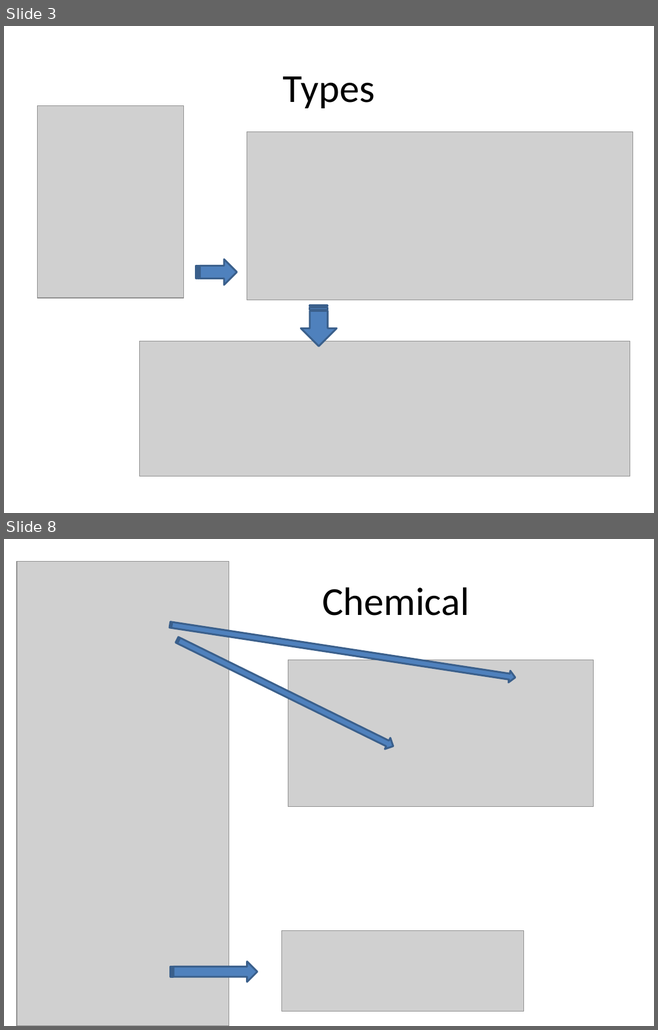
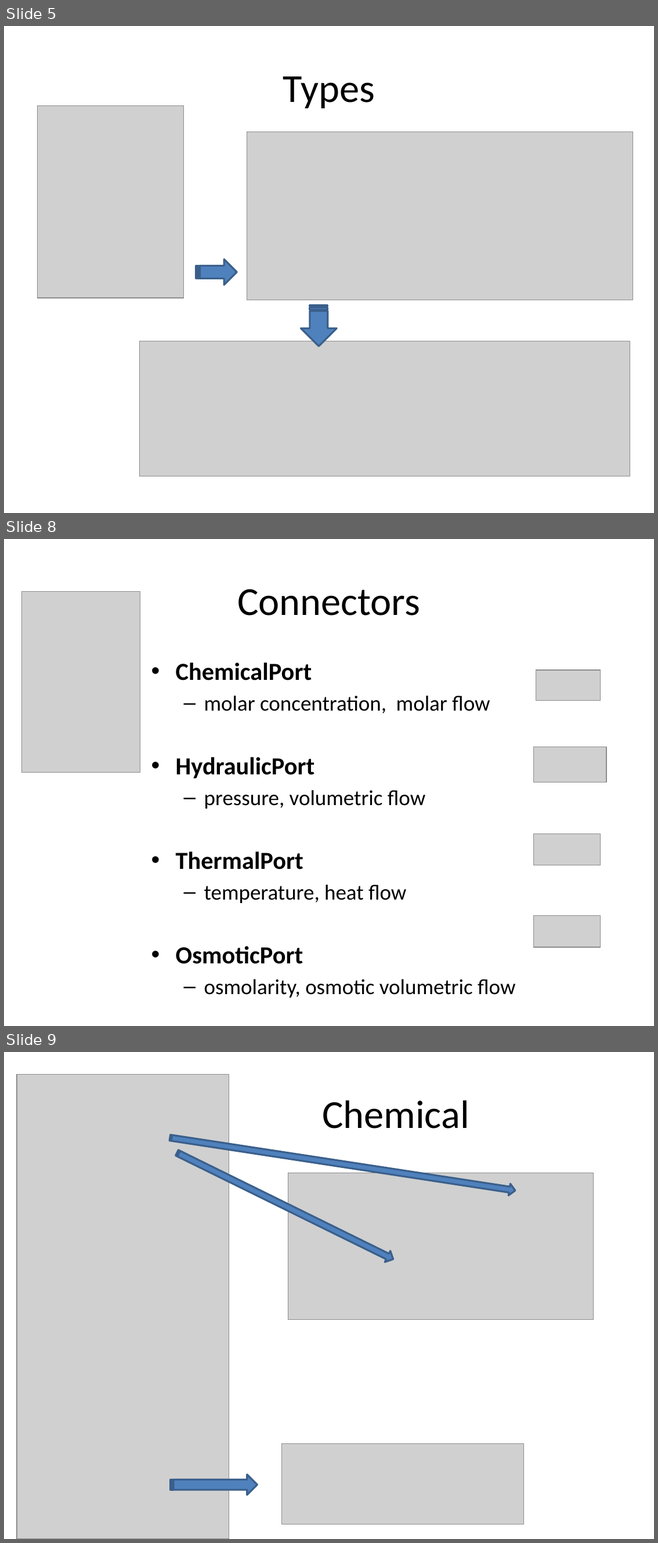
Before and after one commit to MarekMatejak/Physiolibrary, a slide deck: Physiolibrary/Resources/Documentation/Physiolibrary v2.1.pptx. Shown one above the other, each under a label of ours: slides 3 and 8 before the commit, slides 5, 8 and 9 after it; the slides between them are not shown. The pictures are 658x1030 and 658x1543 pixels, drawn with LibreOffice and Linux fonts; fonts in the diff are those of the drawing; grey boxes stand for pictures. Boxes give left, top, right and bottom in pixels: in the first picture for what was removed or moved away, otherwise in the second. Text is boxed around its words. In the diff, an @@ line names an element or a change of style, - is before the commit and + after.

```diff
--- a/Physiolibrary/Resources/Documentation/Physiolibrary v2.1.pptx
+++ b/Physiolibrary/Resources/Documentation/Physiolibrary v2.1.pptx
@@ slide 8 added at (4,539,654,1026), background #FFFFFF @@
@@ title added at (237,589,420,616), 44 pt, text #000000 @@
+Connectors
@@ picture added at (22,592,140,772) @@
@@ text added at (176,663,515,998), 23.8 pt, text #000000 @@
+• ChemicalPort
+  – molar concentration, molar flow
+• HydraulicPort
+  – pressure, volumetric flow
+• ThermalPort
+  – temperature, heat flow
+• OsmoticPort
+  – osmolarity, osmotic volumetric flow
@@ picture added at (535,670,600,701) @@
@@ picture added at (534,747,606,783) @@
@@ picture added at (534,834,600,866) @@
@@ picture added at (534,916,600,947) @@
@@ what was slide 3 is now slide 5 @@
@@ what was slide 8 is now slide 9 @@
```
Also in this commit, not shown: 5 slides changed, 4 other slides added, 1 slide removed, 8 other files.
